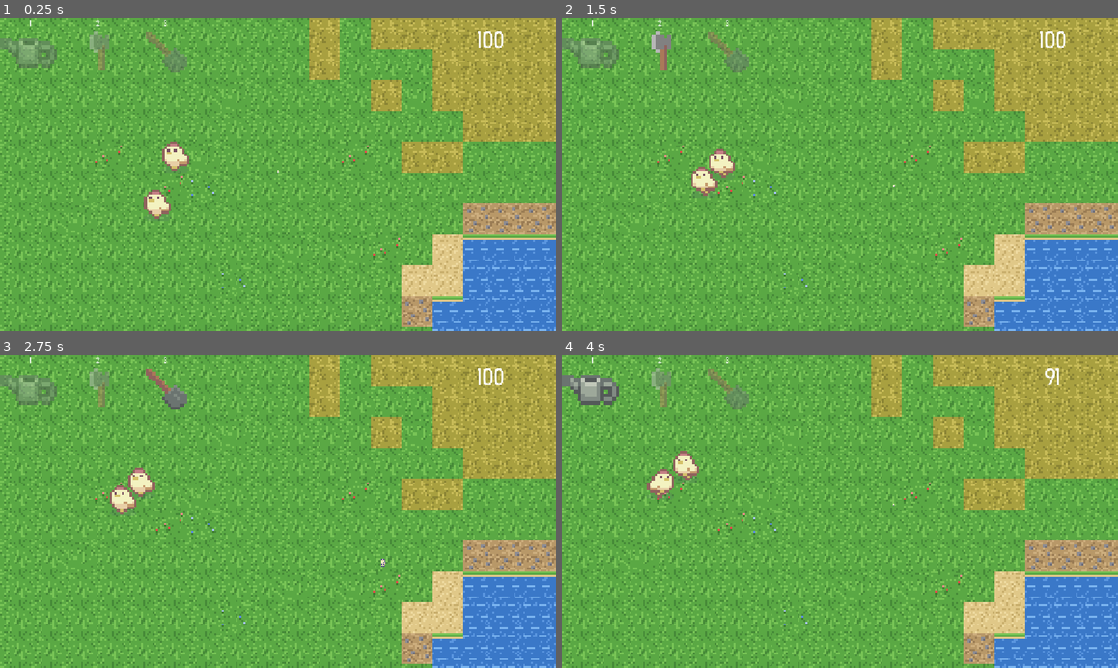
Above: before the commit, frames 1-4 (two rows, left to right).
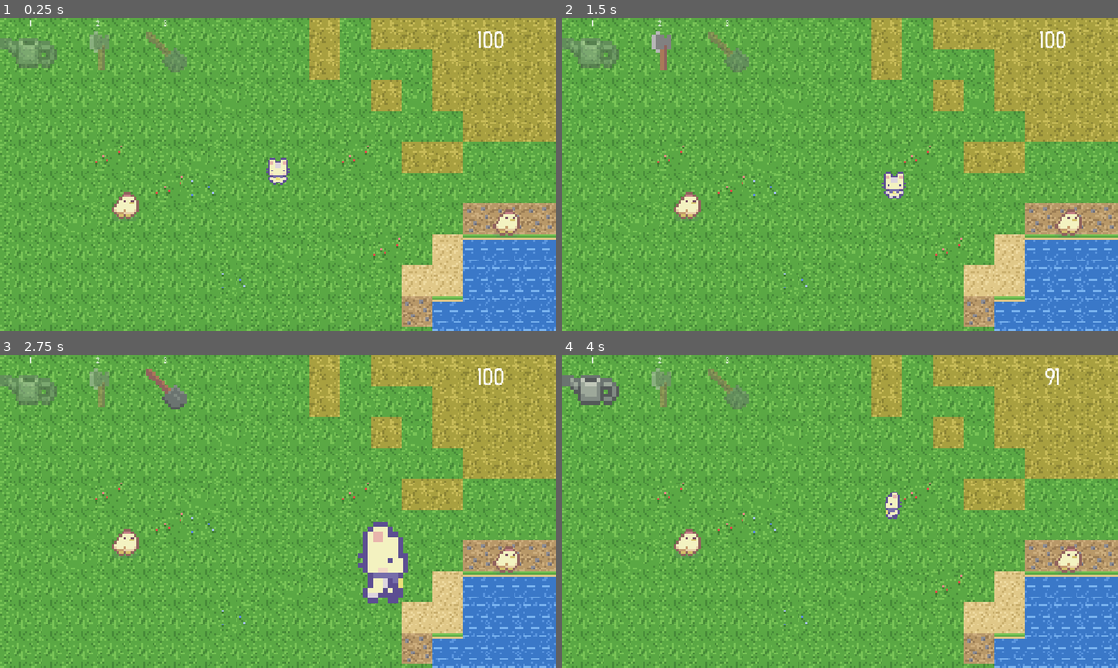
Above: after the commit, the same moments.

Repository: limidan7/an-f-sacht--my-farm-game--
Game: Godot game, scene res://Scenes/Level.tscn
The game is run twice, just before and just after one commit, with the same random seed, the same clock (stepped at 60 frames per second) and the same inputs.
Inputs (mouse positions are in pixels of both pictures, inside the frame that each line leads up to):
- Up to frame 1 (0.25 s): no input
- Up to frame 2 (1.5 s): move the mouse to (962, 158) at 0.52 s; hold D (Right) 0.53-1.28 s; tap 1 (1) at 0.6 s; tap 2 (2) at 0.8, 1.35 s; move the mouse to (728, 190) at 1.27 s; hold S (Down) from 1.28 s (still down)
- Up to frame 3 (2.75 s): tap 3 (3) at 1.55, 2.1 s; move the mouse to (333, 442) at 2.02 s; release S (Down) at 2.03 s; hold D (Right) from 2.03 s (still down); hold E (e) from 2.03 s (still down)
- Up to frame 4 (4 s): move the mouse to (812, 574) at 2.77 s; release D (Right) at 2.78 s; release E (e) at 2.78 s; hold W (Up) 2.78-3.53 s; tap E (e) at 2.85 s; tap Shift (shift) at 3.05 s; move the mouse to (1006, 558) at 3.52 s; hold A (Left) from 3.53 s (still down); hold Shift (shift) from 3.53 s (still down); tap 1 (1) at 3.8 s

The runs differ from the first frame. In frame 1, 1.5% of the frame differs, in the area x 20-94%, y 39-70%; in frame 2, 1.4%; in frame 3, 2.9%, in the area x 19-94%, y 36-80%; in frame 4, 1.4%.
Error before the commit: Invalid access to property or key 'position' on a base object of type 'null instance'. (res://Scripts/chicken.gd:129)
Error after the commit: Parse Error: Expected end of statement after expression, found "Identifier" instead. (res://Scripts/chicken.gd:126)

Commit message:
Made the chicken able to detect when the player holds seeds

Diff:
--- a/farm-game-2/Scenes/Player.tscn
+++ b/farm-game-2/Scenes/Player.tscn
@@ -233,7 +233,7 @@
 "speed": 5.0
 }]
 
-[node name="Node2D" type="CharacterBody2D" unique_id=801090483]
+[node name="Imreor" type="CharacterBody2D" unique_id=801090483]
 script = ExtResource("1_rpqav")
 
 [node name="CollisionShape2D" type="CollisionShape2D" parent="." unique_id=927011924]
--- a/farm-game-2/Scripts/Player.gd
+++ b/farm-game-2/Scripts/Player.gd
@@ -1,4 +1,6 @@
 extends CharacterBody2D
+
+
 @onready var Staminacheckervariable = $Stamina
 @onready var Stamina = $Stamina
 var tool = Global.Tool
@@ -23,10 +25,10 @@
 			if Global.stamina > 0 and Staminacheckervariable.regencap == false:#checks if theres staminaa and if the regencap is active or not before sprinting
 				velocity *= 1.7
 				Stamina.is_sprinting = true#Speeds up the character and sets the spriting varaibale
-				print("velocity is 1.7x", velocity)
+
 		else:
 			Stamina.is_sprinting = false
-			print("velocity is normal", velocity)
+
 
 		move_and_slide()
 		animation()
@@ -74,7 +76,7 @@
 func e ():
 	if Input.is_action_pressed("e"):
 		Global.seed = true
-		Sprite.scale = Vector2(3,3)
+		Sprite.scale = Vector2(30,30)
 	else:
 		Global.seed = false
-		Sprite.scale = Vector2(1,1)
+		Sprite.scale = Vector2(10,10)
--- a/farm-game-2/Scripts/chicken.gd
+++ b/farm-game-2/Scripts/chicken.gd
@@ -2,7 +2,7 @@
 extends CharacterBody2D
 
 @onready var timer = $Timer
-@onready var Player = $"../Player"
+@onready var Player = $"../"
 var is_acting = false
 var speed = 50.0
 
@@ -13,15 +13,13 @@
 
 
 func _ready() -> void:
-
 	randomize()
 	randspawn()
-	print(position)
-	print("spawned")
 	if position.x > 870 and position.y > 420:
 		randspawn()
-
-	randspawner()
+	set_deferred("disabled", true)
+	randaction()
+	$AnimatedSprite2D.scale = Vector2(1,1)
 
 
 func randspawn():
@@ -31,7 +29,7 @@
 	position = Vector2(randomx, randomy)
 
 
-func randspawner():
+func randaction():
 	if is_acting:
 		return
 
@@ -50,11 +48,11 @@
 			await randpos()
 
 	is_acting = false
-	randspawner()
+	randaction()
 
 
 func idle():
-	print("idle", self.name)
+
 	$AnimatedSprite2D.play("Idle")
 	timer.start(2)
 	await timer.timeout
@@ -64,7 +62,7 @@
 	var walkdistance = randi_range(100, 400)
 	var target = max(position.x - walkdistance, min_x)
 	$AnimatedSprite2D.flip_h = true
-	print("walking_left", walkdistance, self.name)
+
 
 	while position.x > target:
 		$AnimatedSprite2D.play("default")
@@ -80,7 +78,7 @@
 	var walkdistance = randi_range(100, 400)
 	var target = min(position.x + walkdistance, max_x)
 	$AnimatedSprite2D.flip_h = false
-	print("walking_right", walkdistance, self.name)
+
 
 	while position.x < target:
 		$AnimatedSprite2D.play("default")
@@ -96,7 +94,6 @@
 	var targetx = randf_range(min_x, max_x)
 	var targety = randf_range(min_y, max_y)
 
-	print("randpos ", targetx, targety, self.name)
 
 	while position.distance_to(Vector2(targetx, targety)) > 5:
 		var direction = (Vector2(targetx, targety) - position).normalized()
@@ -116,7 +113,7 @@
 			$AnimatedSprite2D.flip_h = true
 		1:
 			$AnimatedSprite2D.flip_h = false
-	print(gimp, "random flip")
+
 
 func flipcheck():
 	if velocity.x < 0:
@@ -125,10 +122,11 @@
 		$AnimatedSprite2D.flip_h = false
 
 func seeds(delta):
-	if Global.seed == true:
-		while Player.position.x > position.x and Player.position.y > position.y:
-			position.x += 10 * delta
-			position.y += 10 * delta
+	print("Seeds function is running")
+	$AnimatedSprite2D.scale = Vector2(3,3)s
 
 func _physics_process(delta: float) -> void:
-	seeds(delta)
+	if Global.seed == true:
+		seeds(delta)
+	else:
+		$AnimatedSprite2D.scale = Vector2(1,1)
